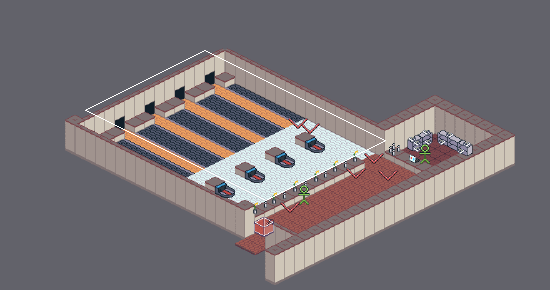
A Tiled map gets an edit: scratch/floor1-bowlingalley.tmx. The first picture is a wide view before the edit; the outline marks the close-up.
Close-up. The starting point:
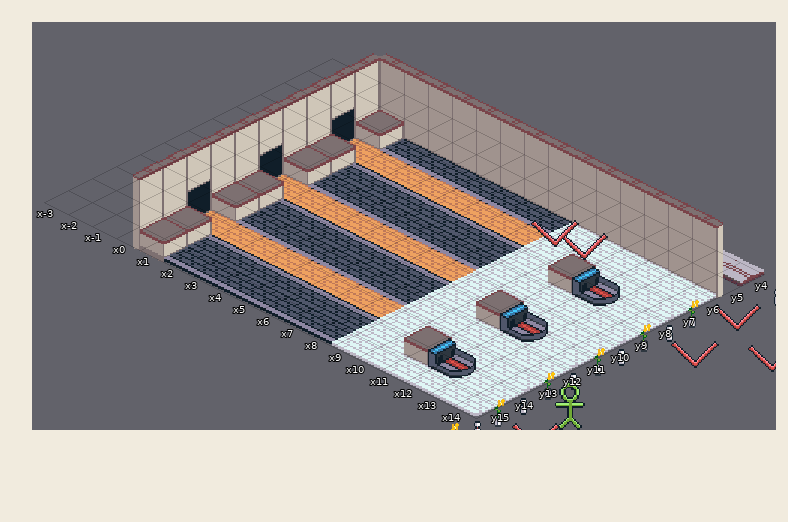
Cells are 32x16 px. Isometric: x runs down to the right, y down to the left. Shown: x -3..14, y 4..15. The commit also changed other parts of the map, which this record leaves out.
The result:
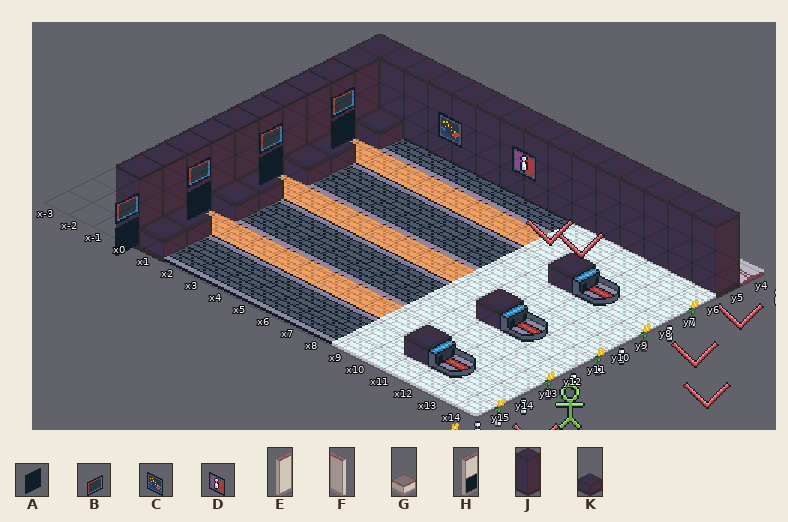
Key: from "props_small": A 9, B 10, C 12, D 13; from "walls": E 0, F 1, G 16, H 27, J 36, K 37.
_ is an empty cell.
Objects are placed by the point they stand on, in cells (3,4 is the top-left corner of cell 3,4); size is 1x1 cell unless given.
Change:
Layer "Tiles":
y 5: x 0..14 _FFFFFFFFFFFFFF -> JJJJJJJJJJJJJJJ
y 6: x 0..1 EG -> JK
y 7: x 0 H -> J
y 8: x 0..1 EG -> JK; x 11 G -> K
y 9: x 0..1 EG -> JK
y 10: x 0 H -> J
y 11: x 0..1 EG -> JK; x 11 G -> K
y 12: x 0..1 EG -> JK
y 13: x 0 H -> J
y 14: x 0..1 EG -> JK; x 11 G -> K
y 15: x 0..1 EG -> JK
Layer "Objects":
added: D at 6.2,5.2 size 1x2
added: C at 3.2,5.2 size 1x2
added: B at -0.3,6.3 size 1x2
added: A "-10" at 1.2,7.7 size 1x2
added: B at -0.3,9.3 size 1x2
added: A "-10" at 1.2,10.7 size 1x2
added: B at -0.3,12.2 size 1x2
added: A "-10" at 1.1,13.7 size 1x2
added: B at -0.3,15.2 size 1x2
added: A "-10" at 1.1,16.7 size 1x2
Where, in picture pixels (left, top, right, bottom), the same in both close-ups:
changed: (115, 34, 740, 366)
